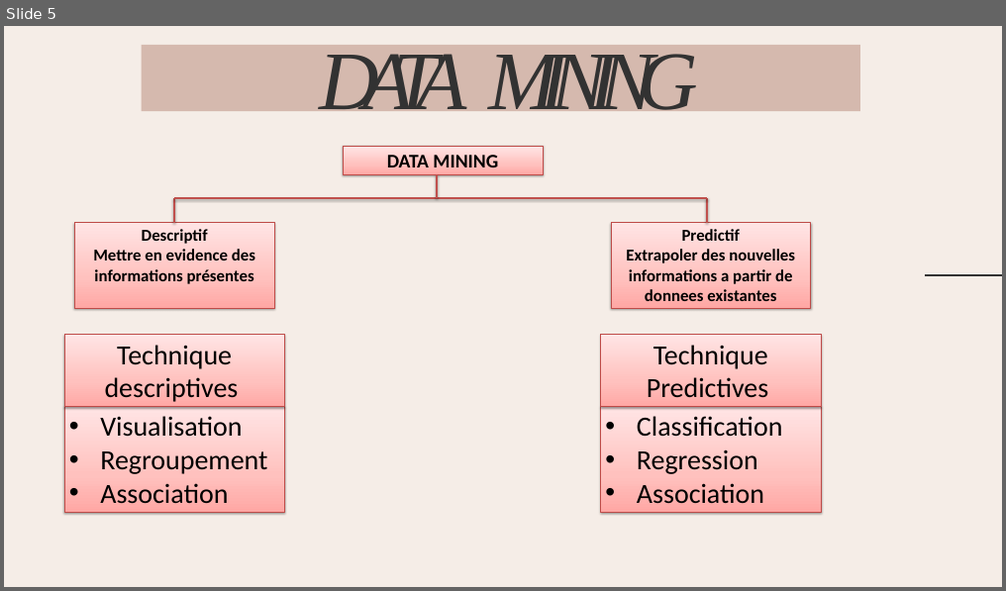
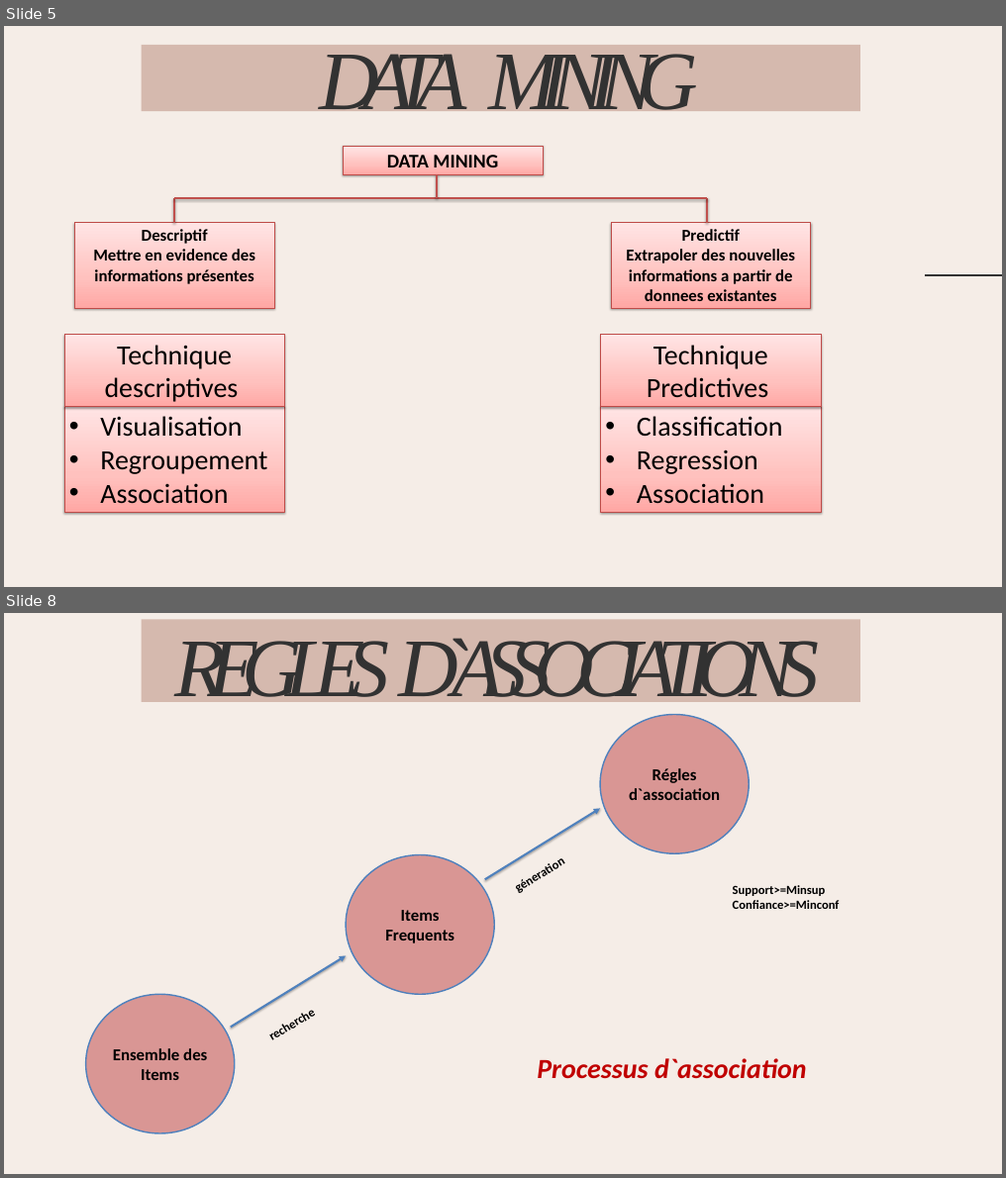
Before and after one commit to wassila90/projetADS, a slide deck: Présentation_Regles_association.pptx. Shown one above the other, each under a label of ours: slide 5 before the commit, slides 5 and 8 after it; the slides between them are not shown. The pictures are 1006x591 and 1006x1178 pixels, drawn with LibreOffice and Linux fonts; fonts in the diff are those of the drawing. Boxes give left, top, right and bottom in pixels: in the first picture for what was removed or moved away, otherwise in the second. Text is boxed around its words. In the diff, an @@ line names an element or a change of style, - is before the commit and + after.

Commit message:
Extraction des Itemset frequents

```diff
--- a/Présentation_Regles_association.pptx
+++ b/Présentation_Regles_association.pptx
@@ slide 8 added at [4,613,1002,1174], background #FFFFFF; not listed: 1 template element that a slide beside it also shows @@
@@ freeform shape added at [142,619,860,702], fill #D5B9AE @@
@@ text added at [175,638,819,712], 120 pt, text #323232, italic @@
+REGLES D`ASSOCIATIONS
@@ ellipse added at [600,714,748,854], fill #D99694, outline #4F81BD 2 pt, 24 pt, text #000000, bold @@
+Régles d`association
@@ arrow added from (485, 879) to (600, 809), #4F81BD 3 pt @@
@@ text added at [506,826,609,900], 18 pt, text #000000, bold @@
+géneration
@@ ellipse added at [346,855,494,994], fill #D99694, outline #4F81BD 2 pt, 24 pt, text #000000, bold @@
+Items Frequents
@@ text added at [733,885,840,909], 18 pt, text #000000, bold @@
+Support>=Minsup
+Confiance>=Minconf
@@ arrow added from (231, 1027) to (346, 957), #4F81BD 3 pt @@
@@ ellipse added at [86,994,235,1134], fill #D99694, outline #4F81BD 2 pt, 24 pt, text #000000, bold @@
+Ensemble des Items
@@ text added at [260,976,363,1049], 18 pt, text #000000, bold @@
+recherche
@@ text added at [537,1059,807,1079], 40 pt, text #C00000, bold, italic @@
+Processus d`association
```
Also in this commit, not shown: 3 slides changed, 5 other slides added, 5 slides removed.
